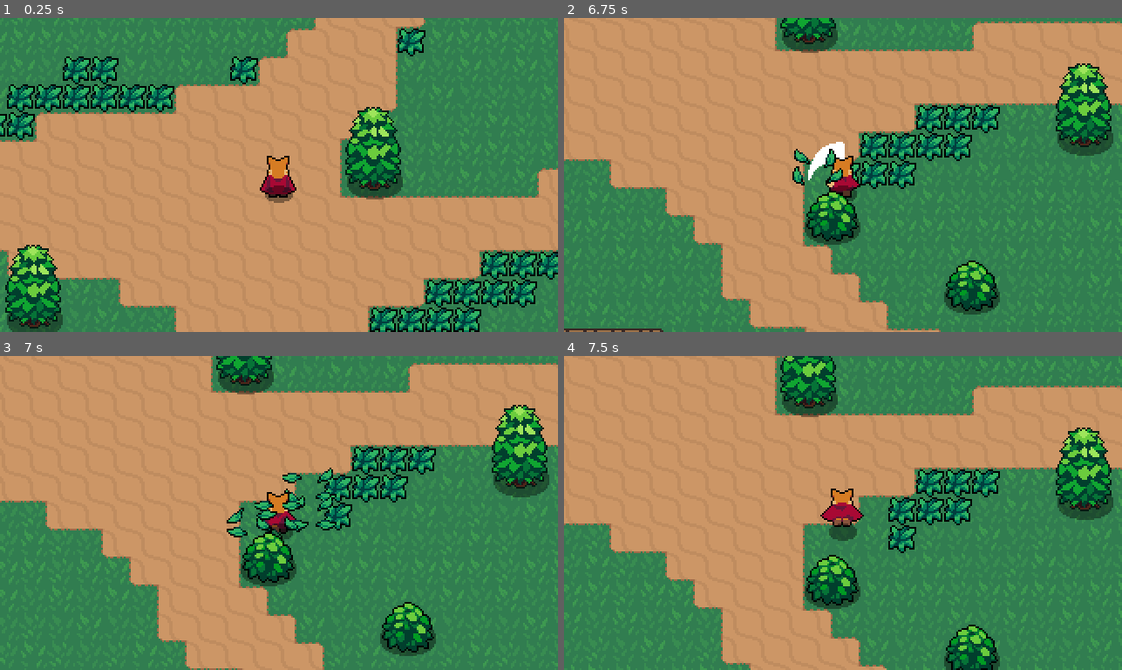
Above: before the commit, frames 1-4 (two rows, left to right).
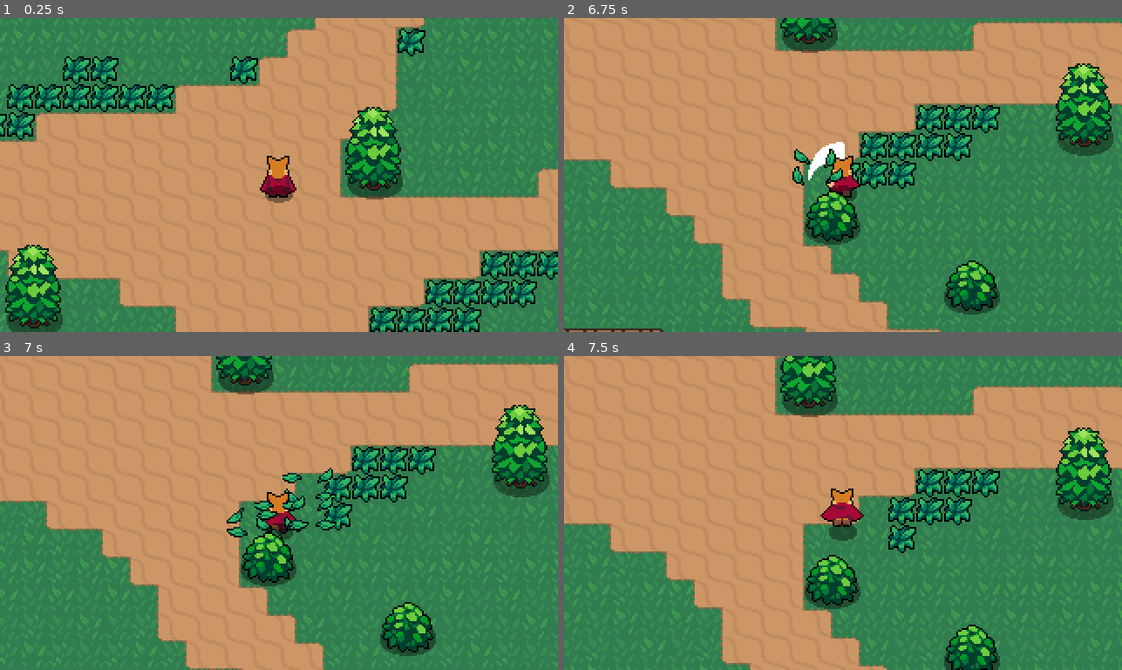
Above: after the commit, the same moments.

Repository: eham757/godot-action-rpg-tutorial-result
Game: Godot game, scene res://Scenes/world.tscn
Same seed, same stepped clock (60 frames per second), same inputs: the game is played once before the commit and once after it.
Inputs:
- Up to frame 1 (0.25 s): no input
- Up to frame 2 (6.75 s): tap Enter at 0.5 s; hold D (move_right) 0.53-1.28 s; hold Z (attack) 0.53-1.28 s; hold S (move_down) 1.28-2.03 s; tap K (roll) every 1.5 s from 1.35 to 5.85 s; hold D (move_right) 2.03-2.78 s; hold Z (attack) 2.03-2.78 s; hold W (move_up) 2.78-3.53 s; hold Z (attack) 3.53-4.28 s; hold A (move_left) 3.53-5.03 s; hold S (move_down) 5.03-5.78 s; hold Z (attack) 5.03-5.78 s; hold D (move_right) 5.78-6.53 s; hold W (move_up) from 6.53 s (still down); hold Z (attack) from 6.53 s (still down)
- Up to frame 3 (7 s): keep holding W (move_up); keep holding Z (attack)
- Up to frame 4 (7.5 s): release W (move_up) at 7.28 s; release Z (attack) at 7.28 s; hold D (move_right) from 7.28 s (still down); tap K (roll) at 7.35 s

Frames 1-2 are identical in both runs. In frame 3, less than 0.1% of the frame differs, in the area x 51-55%, y 46-56%; in frame 4, nothing differs.

Commit message:
Added Knockback

Diff:
--- a/Scenes/bat.tscn
+++ b/Scenes/bat.tscn
@@ -38,14 +38,35 @@
 "values": [0, 1, 2, 3, 4]
 }
 
+[sub_resource type="Animation" id="Animation_50dnf"]
+resource_name = "hit"
+length = 0.2
+step = 0.1
+tracks/0/type = "value"
+tracks/0/imported = false
+tracks/0/enabled = true
+tracks/0/path = NodePath("Sprite2D:frame")
+tracks/0/interp = 1
+tracks/0/loop_wrap = true
+tracks/0/keys = {
+"times": PackedFloat32Array(0),
+"transitions": PackedFloat32Array(1),
+"update": 1,
+"values": [3]
+}
+
 [sub_resource type="AnimationLibrary" id="AnimationLibrary_50dnf"]
 _data = {
 &"RESET": SubResource("Animation_wt6c1"),
-&"fly": SubResource("Animation_jckqh")
+&"fly": SubResource("Animation_jckqh"),
+&"hit": SubResource("Animation_50dnf")
 }
 
 [sub_resource type="AnimationNodeAnimation" id="AnimationNodeAnimation_50dnf"]
 animation = &"fly"
+
+[sub_resource type="AnimationNodeAnimation" id="AnimationNodeAnimation_y36tb"]
+animation = &"hit"
 
 [sub_resource type="AnimationNodeAnimation" id="AnimationNodeAnimation_mqh3e"]
 animation = &"fly"
@@ -61,15 +82,22 @@
 advance_mode = 2
 advance_expression = "not can_see_player()"
 
+[sub_resource type="AnimationNodeStateMachineTransition" id="AnimationNodeStateMachineTransition_50dnf"]
+advance_mode = 2
+advance_expression = "velocity == Vector2(0,0)"
+
 [sub_resource type="AnimationNodeStateMachine" id="AnimationNodeStateMachine_mqh3e"]
-states/Chase/node = SubResource("AnimationNodeAnimation_50dnf")
-states/Chase/position = Vector2(496, 173)
-states/Idle/node = SubResource("AnimationNodeAnimation_mqh3e")
-states/Idle/position = Vector2(496, 54)
-transitions = ["Start", "Idle", SubResource("AnimationNodeStateMachineTransition_y36tb"), "Idle", "Chase", SubResource("AnimationNodeStateMachineTransition_cawgt"), "Chase", "Idle", SubResource("AnimationNodeStateMachineTransition_fk7gk")]
+states/ChaseState/node = SubResource("AnimationNodeAnimation_50dnf")
+states/ChaseState/position = Vector2(496, 173)
+states/HitState/node = SubResource("AnimationNodeAnimation_y36tb")
+states/HitState/position = Vector2(680, 54)
+states/IdleState/node = SubResource("AnimationNodeAnimation_mqh3e")
+states/IdleState/position = Vector2(496, 54)
+transitions = ["Start", "IdleState", SubResource("AnimationNodeStateMachineTransition_y36tb"), "IdleState", "ChaseState", SubResource("AnimationNodeStateMachineTransition_cawgt"), "ChaseState", "IdleState", SubResource("AnimationNodeStateMachineTransition_fk7gk"), "HitState", "IdleState", SubResource("AnimationNodeStateMachineTransition_50dnf")]
 graph_offset = Vector2(-257, -22)
 
 [sub_resource type="AnimationNodeBlendTree" id="AnimationNodeBlendTree_y36tb"]
+graph_offset = Vector2(-351, 29)
 nodes/StateMachine/node = SubResource("AnimationNodeStateMachine_mqh3e")
 nodes/StateMachine/position = Vector2(40, 140)
 node_connections = [&"output", 0, &"StateMachine"]
@@ -115,6 +143,8 @@
 target_position = Vector2(8, 0)
 
 [node name="HurtBoxArea" type="Area2D" parent="."]
+collision_layer = 16
+collision_mask = 16
 script = ExtResource("4_50dnf")
 metadata/_custom_type_script = "uid://cmebxjx8s4v2l"
 
--- a/Scripts/bat_enemy.gd
+++ b/Scripts/bat_enemy.gd
@@ -6,27 +6,37 @@
 @onready var ray_cast_2d: RayCast2D = $RayCast2D
 @onready var hurt_box_area: Area2D = $HurtBoxArea
 
-const SPEED = 125
+const SPEED = 90
+const FRICTION = 500
 
 @export var range: int = 64
 
 func _ready() -> void:
-	hurt_box_area.area_entered.connect(func(other_area_2d:Area2D):
-		queue_free()
-	)
+	hurt_box_area.hurt.connect(take_hit.call_deferred)
 
-func _physics_process(_delta: float) -> void:
+func _physics_process(delta: float) -> void:
 	var state = playback.get_current_node()
 	match state:
-		"Idle":
+		"IdleState":
 			pass
 
-		"Chase":
+		"ChaseState":
 			var player = get_player()
 			if player is Player:
 				velocity = global_position.direction_to(player.global_position) * SPEED
 				sprite_2d.scale.x = sign(velocity.x)
 			move_and_slide()
+		"HitState":
+			velocity = velocity.move_toward(Vector2.ZERO, FRICTION * delta)
+			move_and_slide()
+
+func take_hit(hitting_hitbox: Hitbox) -> void:
+		print(hitting_hitbox)
+		print(hitting_hitbox.knockback_direction)
+		velocity = hitting_hitbox.knockback_direction * hitting_hitbox.knockback_amount
+		playback.start("HitState")
+		print("hit")
+		#queue_free()
 
 func get_player() -> Player:
 	return get_tree().get_first_node_in_group("player")
--- a/Scripts/hitbox.gd
+++ b/Scripts/hitbox.gd
@@ -1,2 +1,4 @@
 class_name Hitbox extends Area2D
 @export var damage:= 1
+@export var knockback_direction: Vector2
+@export var knockback_amount:= 200
--- a/Scripts/player.gd
+++ b/Scripts/player.gd
@@ -8,10 +8,12 @@
 
 @onready var animation_tree: AnimationTree = $AnimationTree
 @onready var playback: AnimationNodeStateMachinePlayback = animation_tree.get("parameters/StateMachine/playback")
+@onready var sword_hitbox_area: Hitbox = $SwordHitboxArea
 
 func _physics_process(_delta: float) -> void:
 	var state = playback.get_current_node()
 	input_vector = Input.get_vector("move_left", "move_right", "move_up", "move_down")
+	sword_hitbox_area.knockback_direction = last_input_vector.normalized() #Tutorial used animation for this, i chose to keep it like this
 
 	if Input.is_action_pressed("attack"):
 		playback.travel("AttackState")
Not shown: 1 places in Scenes/bat.tscn that only renumber resources
